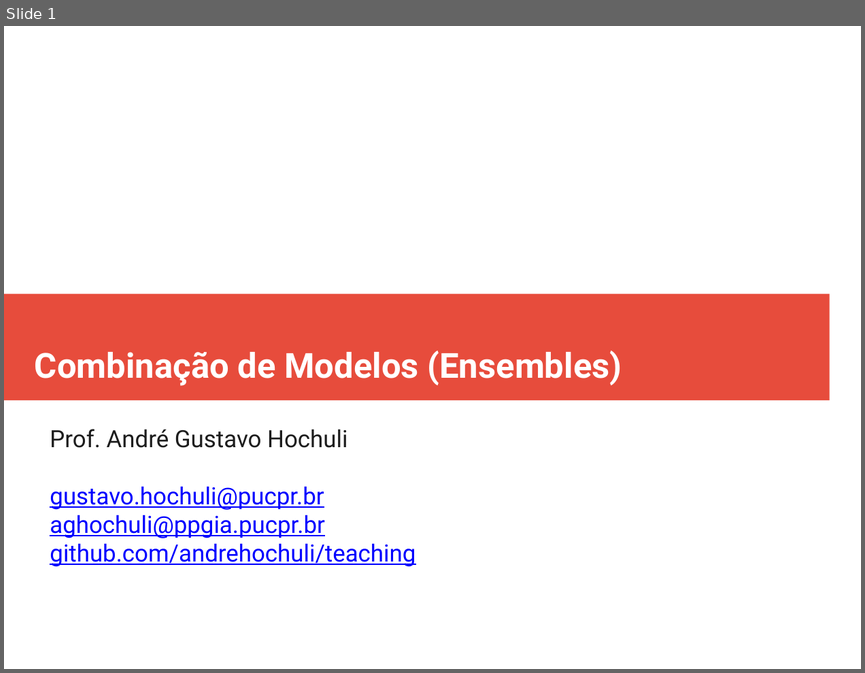
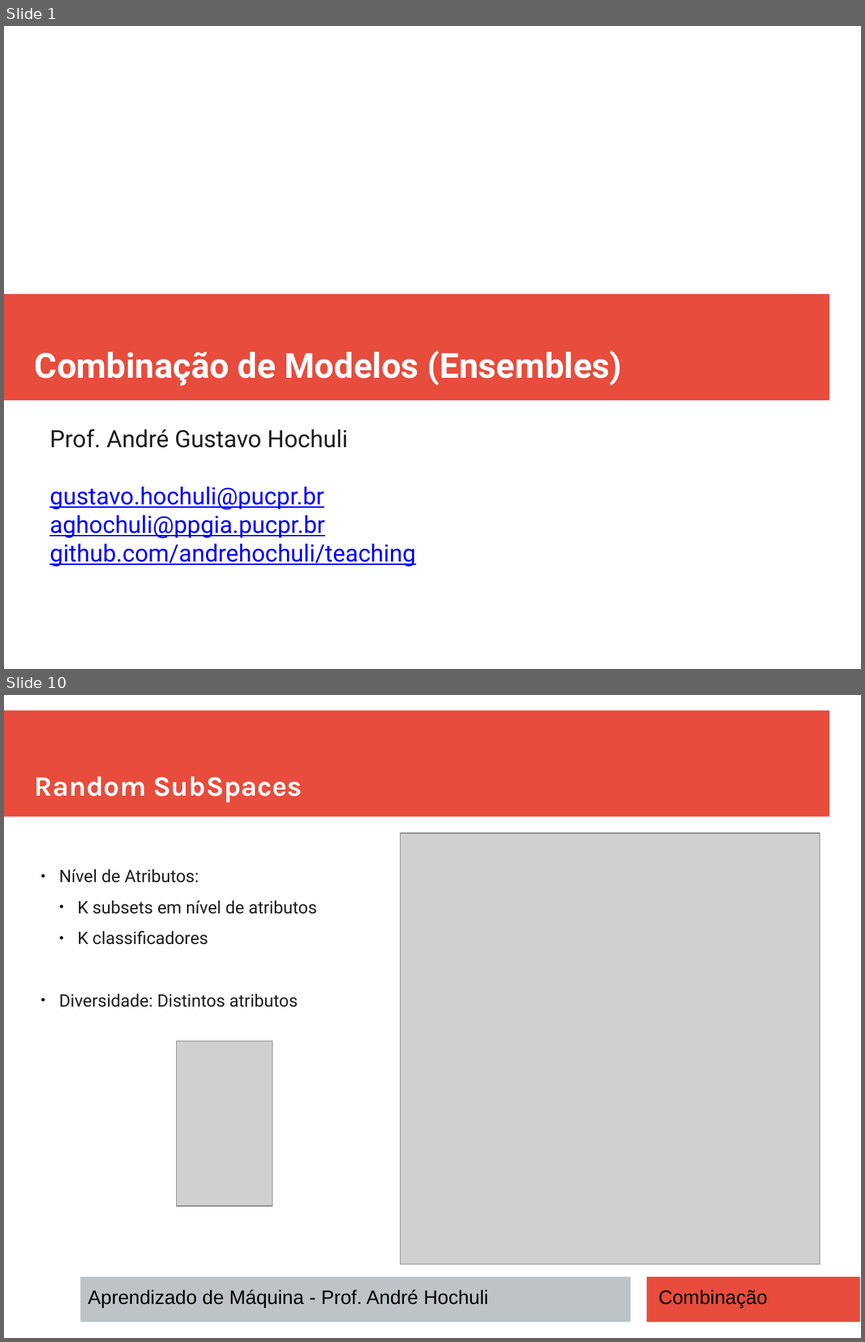
Before and after one commit to andrehochuli/teaching, a slide deck: AprendizadoMaquina/Tópico 02 - Aprendizado Supervisionado/Ensembles/Tópico 02 - Aprendizado-Supervisionado - Ensembles.pptx. Shown one above the other, each under a label of ours: slide 1 before the commit, slides 1 and 10 after it; the slides between them are not shown. The pictures are 865x673 and 865x1342 pixels, drawn with LibreOffice and Linux fonts; fonts in the diff are those of the drawing; grey boxes stand for pictures. Boxes give left, top, right and bottom in pixels: in the first picture for what was removed or moved away, otherwise in the second. Text is boxed around its words. In the diff, an @@ line names an element or a change of style, - is before the commit and + after.

```diff
--- a/AprendizadoMaquina/Tópico 02 - Aprendizado Supervisionado/Ensembles/Tópico 02 - Aprendizado-Supervisionado - Ensembles.pptx
+++ b/AprendizadoMaquina/Tópico 02 - Aprendizado Supervisionado/Ensembles/Tópico 02 - Aprendizado-Supervisionado - Ensembles.pptx
@@ slide 10 added at (4,695,861,1338), background #FFFFFF @@
@@ rectangle added at (4,711,830,817), fill #E74C3C @@
@@ text added at (35,776,303,802), 26 pt, text #FFFFFF, bold @@
+Random SubSpaces
@@ picture added at (400,834,819,1264) @@
@@ text added at (59,869,317,1007), 16 pt, text #1C1C1C @@
+● Nível de Atributos:
+  ● K subsets em nível de atributos
+  ● K classificadores
+● Diversidade: Distintos atributos
@@ picture added at (177,1041,273,1206) @@
@@ rectangle added at (80,1276,631,1322), fill #BDC3C7 @@
@@ rectangle added at (647,1276,861,1322), fill #E74C3C @@
@@ text added at (88,1289,488,1307), 18 pt, text #000000 @@
+Aprendizado de Máquina - Prof. André Hochuli
@@ text added at (658,1289,767,1307), 18 pt, text #000000 @@
+Combinação
```
Also in this commit, not shown: 5 slides changed, 4 other slides added.
